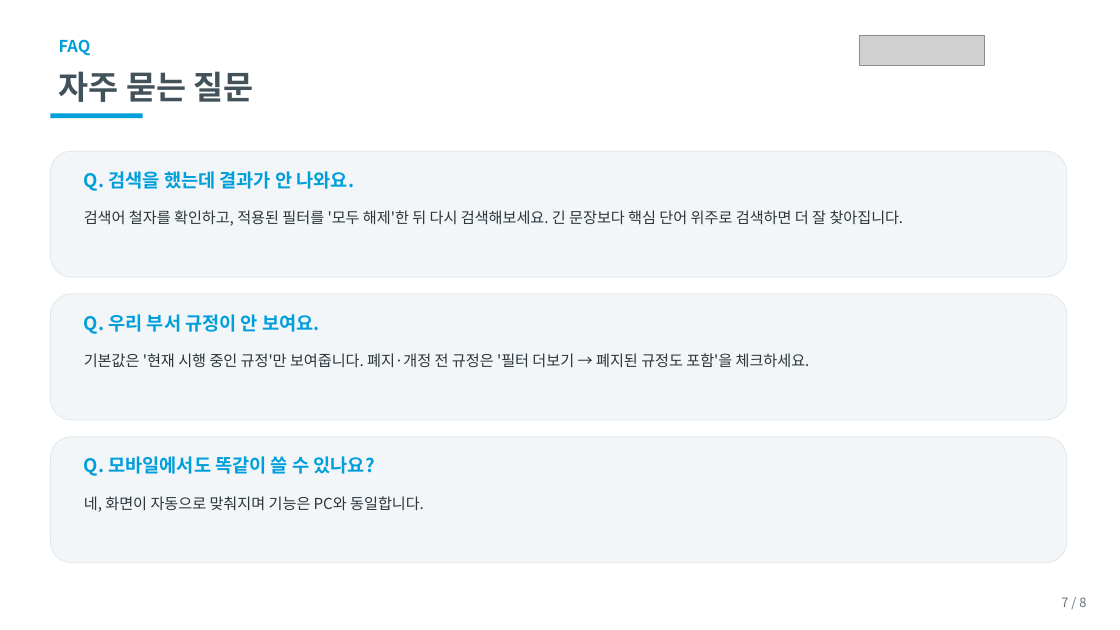
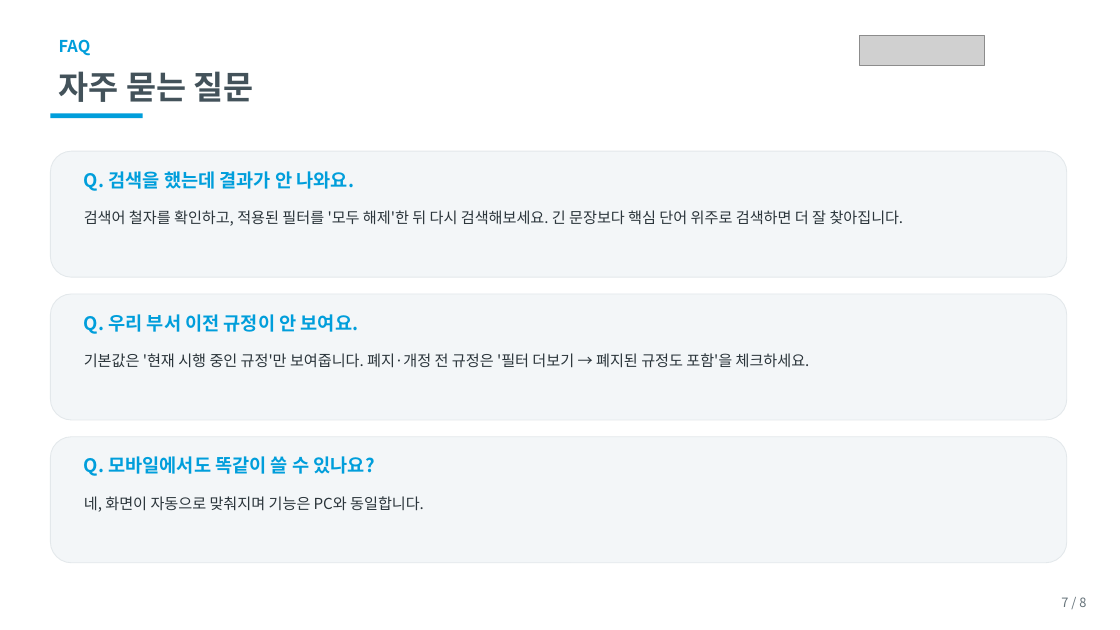
Before and after one commit to sjdisj1895-svg/Academic_Regulations_AIProject, a slide deck: slide 7 of 경상국립대학교_규정통합검색_사용자안내.pptx. Drawn at 1120x630 pixels with LibreOffice and Linux fonts; fonts in the diff are those of the drawing; grey boxes stand for pictures. Boxes give left, top, right and bottom in pixels: in the first picture for what was removed or moved away, otherwise in the second. Text is boxed around its words. In the diff, an @@ line names an element or a change of style, - is before the commit and + after.

```diff
--- a/경상국립대학교_규정통합검색_사용자안내.pptx
+++ b/경상국립대학교_규정통합검색_사용자안내.pptx
@@ text at (84, 314, 359, 334): text changed @@
-Q. 우리 부서 규정이 안 보여요.
+Q. 우리 부서 이전 규정이 안 보여요.
```
Also in this commit, not shown: 3 other slides changed, 4 other files.
